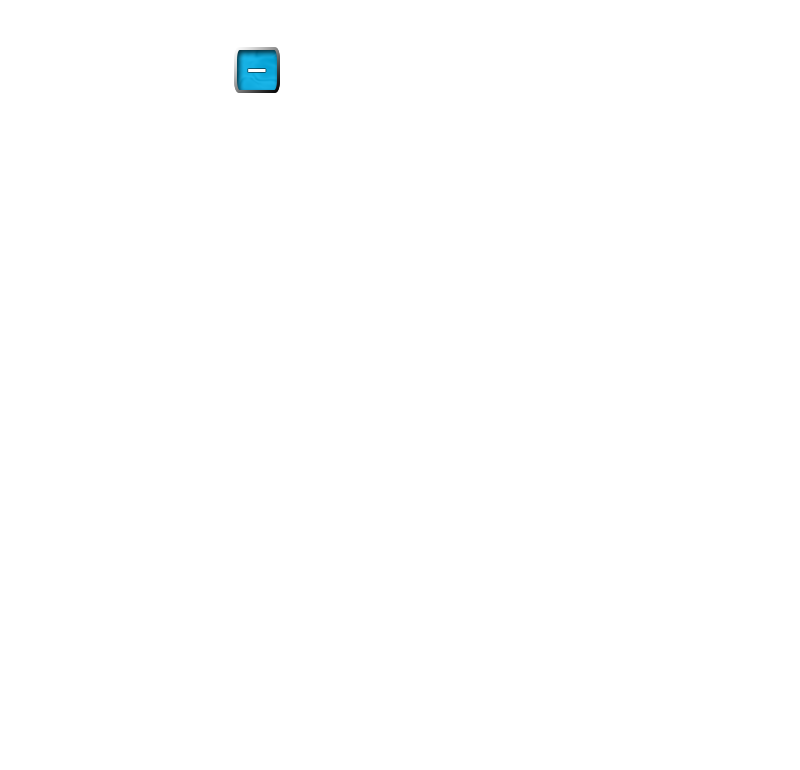
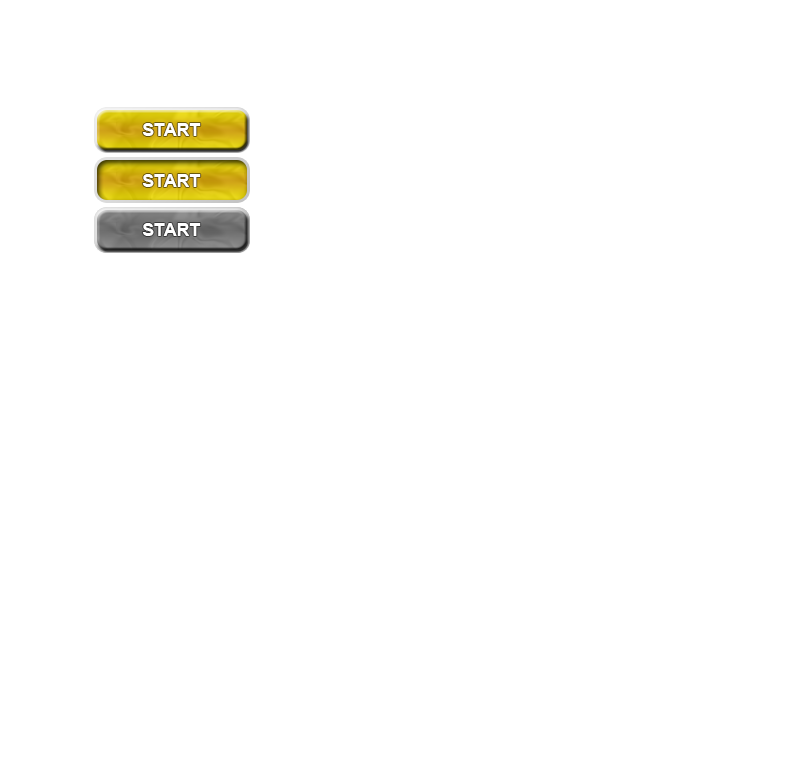
Comparing the layer stacks of the two 800px x 770px images. Changes:
hid group "small" (7 layers) over bbox(237, 50, 277, 90)
showed group "large" (22 layers) over bbox(94, 50, 280, 253)
added layer "START copy 4" in group "large" over bbox(94, 107, 250, 153)
added layer "start down copy" in group "large" over bbox(94, 157, 250, 203)
added layer "START copy 6" in group "large" over bbox(94, 207, 250, 253)
added layer "START copy 5" in group "large" over bbox(142, 223, 201, 236)
added layer "inactive copy" in group "large" over bbox(97, 210, 247, 250)
